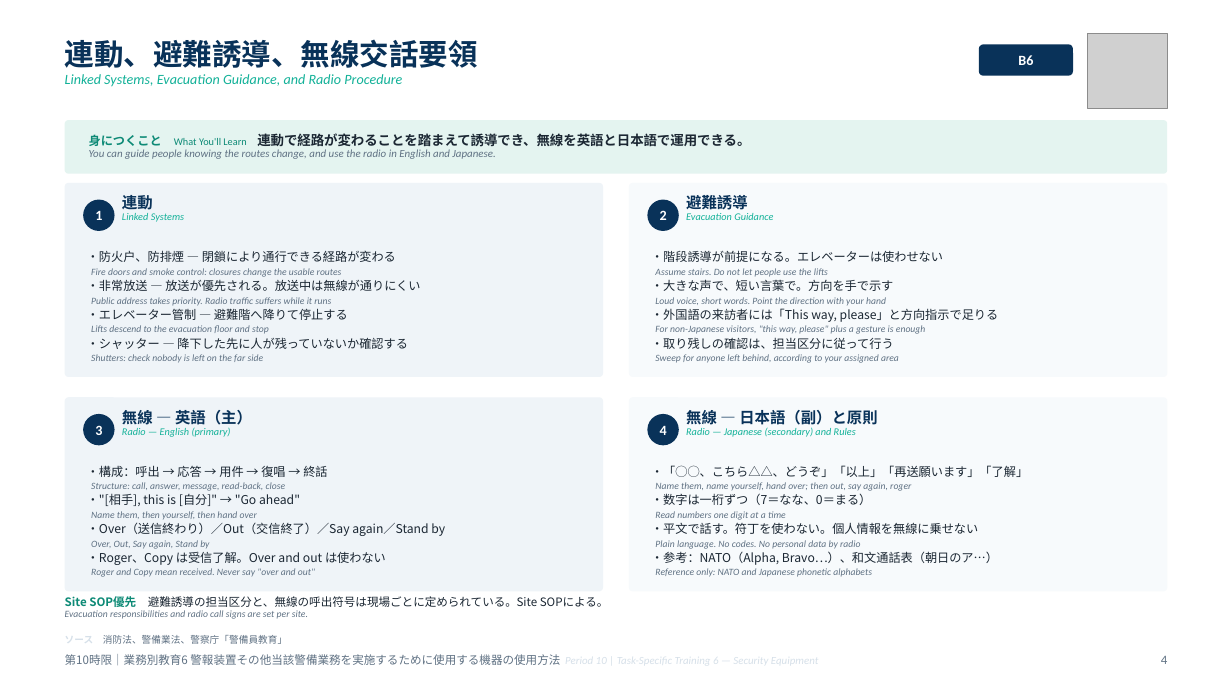
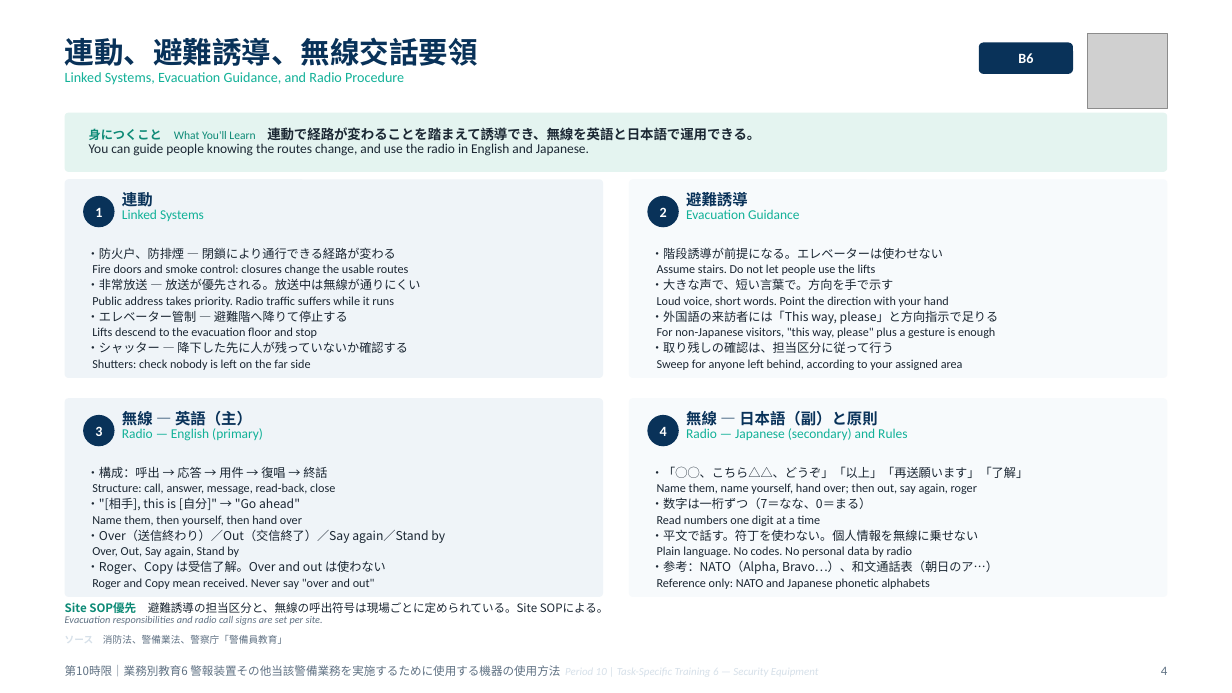
Before and after one commit to hrsmhiroshi-cpu/Training-, a slide deck: slide 4 of decks/06_10限_機器と総括.pptx. Drawn at 1232x693 pixels with LibreOffice and Linux fonts; fonts in the diff are those of the drawing; grey boxes stand for pictures. Boxes give left, top, right and bottom in pixels: in the first picture for what was removed or moved away, otherwise in the second. Text is boxed around its words. In the diff, an @@ line names an element or a change of style, - is before the commit and + after.

```diff
--- a/decks/06_10限_機器と総括.pptx
+++ b/decks/06_10限_機器と総括.pptx
@@ text at [65,72,404,85]: italic off in "Linked Systems, Evacuation Guidance, and Radio Procedure" @@
@@ rounded rectangle: place and size @@
-rounded rectangle at [65,120,1167,174]
+rounded rectangle at [65,113,1167,172]
@@ rounded rectangle at [65,113,1167,172]: proportions changed @@
@@ text "身につくこと What You'll Learn 連動で経路が変わることを踏まえて誘導でき、無線を英語と日本語で運用でき ..." at [89,127,760,156]: size 8 to 9 pt in "What You'll Learn"; size 8.5 to 10.5 pt, text colour #5F7183 to #1B2733, italic off in "You can guide people knowing the routes ..." @@
@@ rounded rectangle: place and size @@
-rounded rectangle at [65,183,604,377]
+rounded rectangle at [65,179,604,378]
@@ rounded rectangle: place and size @@
-rounded rectangle at [629,183,1168,377]
+rounded rectangle at [629,179,1168,378]
@@ ellipse: place and size @@
-ellipse at [83,200,115,231]
+ellipse at [83,196,115,227]
@@ text at [122,209,204,221]: size 8 to 10.5 pt, italic off in "Linked Systems" @@
@@ ellipse: place and size @@
-ellipse at [648,200,679,231]
+ellipse at [648,196,679,227]
@@ text at [686,209,799,219]: size 8 to 10.5 pt, italic off in "Evacuation Guidance" @@
@@ text at [92,264,409,370]: size 7.5 to 9.5 pt, text colour #5F7183 to #1B2733, italic off in "Fire doors and smoke control: closures change ...", "Public address takes priority. Radio traffic suffers ...", "Lifts descend to the evacuation floor and ...", "Shutters: check nobody is left on the ..." @@
@@ text at [657,264,995,370]: size 7.5 to 9.5 pt, text colour #5F7183 to #1B2733, italic off in "Assume stairs. Do not let people use ...", "Loud voice, short words. Point the direction ...", "For non-Japanese visitors, "this way, please" plus ...", "Sweep for anyone left behind, according to ..." @@
@@ rounded rectangle: place and size @@
-rounded rectangle at [65,397,604,592]
+rounded rectangle at [65,398,604,597]
@@ rounded rectangle: place and size @@
-rounded rectangle at [629,397,1168,592]
+rounded rectangle at [629,398,1168,597]
@@ text at [122,428,263,441]: size 8 to 10.5 pt, italic off in "Radio — English (primary)" @@
@@ text at [686,428,907,440]: size 8 to 10.5 pt, italic off in "Radio — Japanese (secondary) and Rules" @@
@@ text at [92,483,375,589]: size 7.5 to 9.5 pt, text colour #5F7183 to #1B2733, italic off in "Structure: call, answer, message, read-back, close", "Name them, then yourself, then hand over", "Over, Out, Say again, Stand by", "Roger and Copy mean received. Never say ..." @@
@@ text at [657,483,977,589]: size 7.5 to 9.5 pt, text colour #5F7183 to #1B2733, italic off in "Name them, name yourself, hand over; then ...", "Read numbers one digit at a time", "Plain language. No codes. No personal data ...", "Reference only: NATO and Japanese phonetic alphabets" @@
@@ text at [65,616,323,625]: size 7.5 to 8 pt in "Evacuation responsibilities and radio call signs are ..." @@
@@ text "第10時限｜業務別教育6 警報装置その他当該警備業務を実施するために使用する機器の使用方法 Period 10 | ...": place and size @@
-text "第10時限｜業務別教育6 警報装置その他当該警備業務を実施するために使用する機器の使用方法 Period 10 | ..." at [65,654,560,665]
+text "第10時限｜業務別教育6 警報装置その他当該警備業務を実施するために使用する機器の使用方法 Period 10 | ..." at [65,665,560,676]
@@ text "4": place and size @@
-text "4" at [1161,656,1167,664]
+text "4" at [1161,667,1167,675]
```
Also in this commit, not shown: 14 other slides changed, 7 other files.
